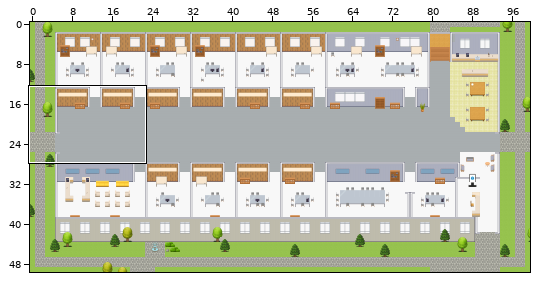
One commit to this Tiled map (JSON): maps/Cyber-Defense-Center-Platform.tmj. Above, an overview of the earlier version with the close-up marked.
Close-up. First the earlier version:
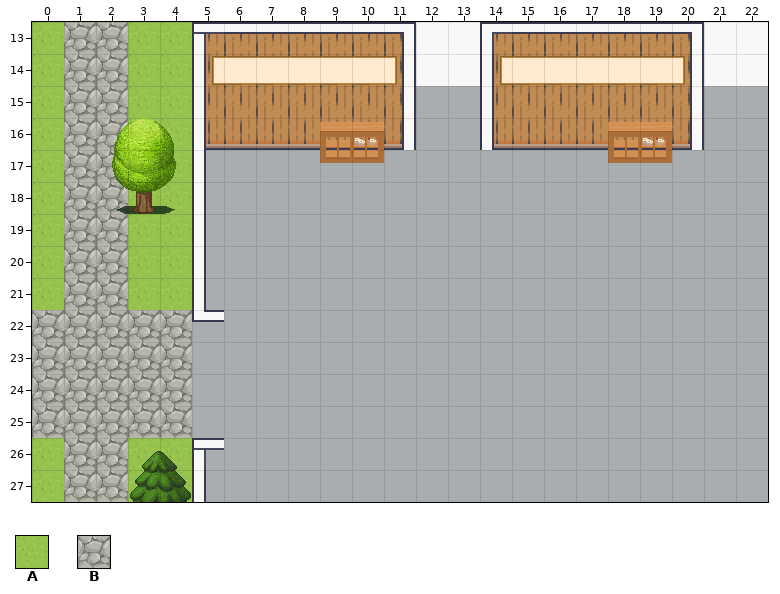
Cells are 32x32 px. Shown: x 0..22, y 13..27. The commit also changed other parts of the map, which this record leaves out.
Key: from "Exterior": A 629, B 638.
_ is an empty cell, # one hidden under a higher layer.
Layers that did not change in this view are not listed.
Layer "outside" before, first column x 0:
13 ABBAA##################
14 ABBAA##################
15 ABBAA##################
16 ABBAA##################
17 ABB#A##################
18 ABBAA##################
19 ABBAA##################
20 ABBAA##################
21 ABBAA##################
22 BBBBB##################
23 BBBBB##################
24 BBBBB##################
25 BBBBB##################
26 ABBAA##################
27 ABBAA##################
After:
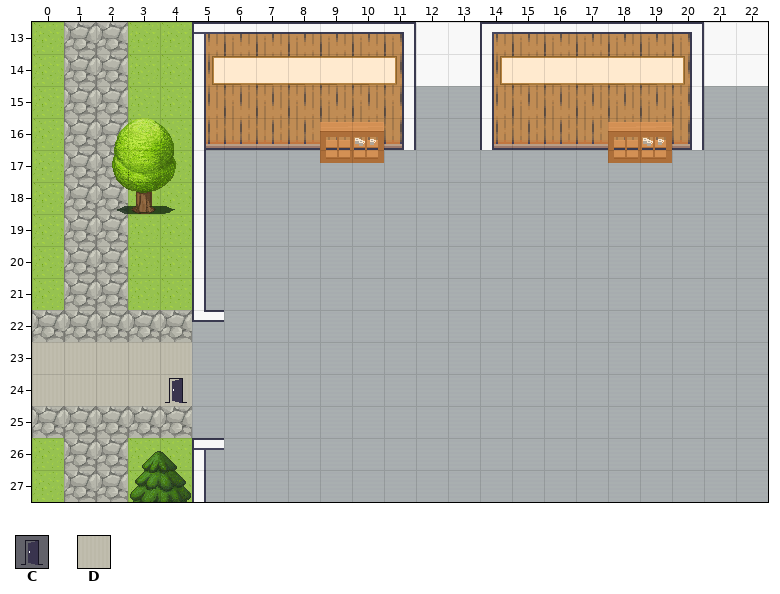
Further tiles: from "User_Zones": C 65; from "room2": D 328.
The exact change:
Changed rows in their new state; . is an unchanged cell.
Layer "outside":
first column x 0:
23 DDDDD
24 DDDDD
Layer "zones":
first column x 4:
24 C
